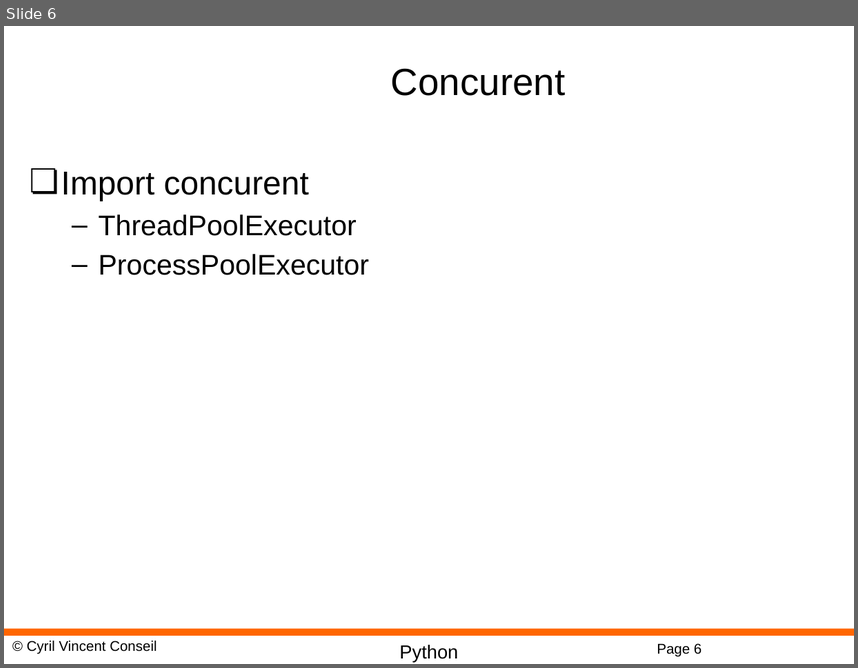
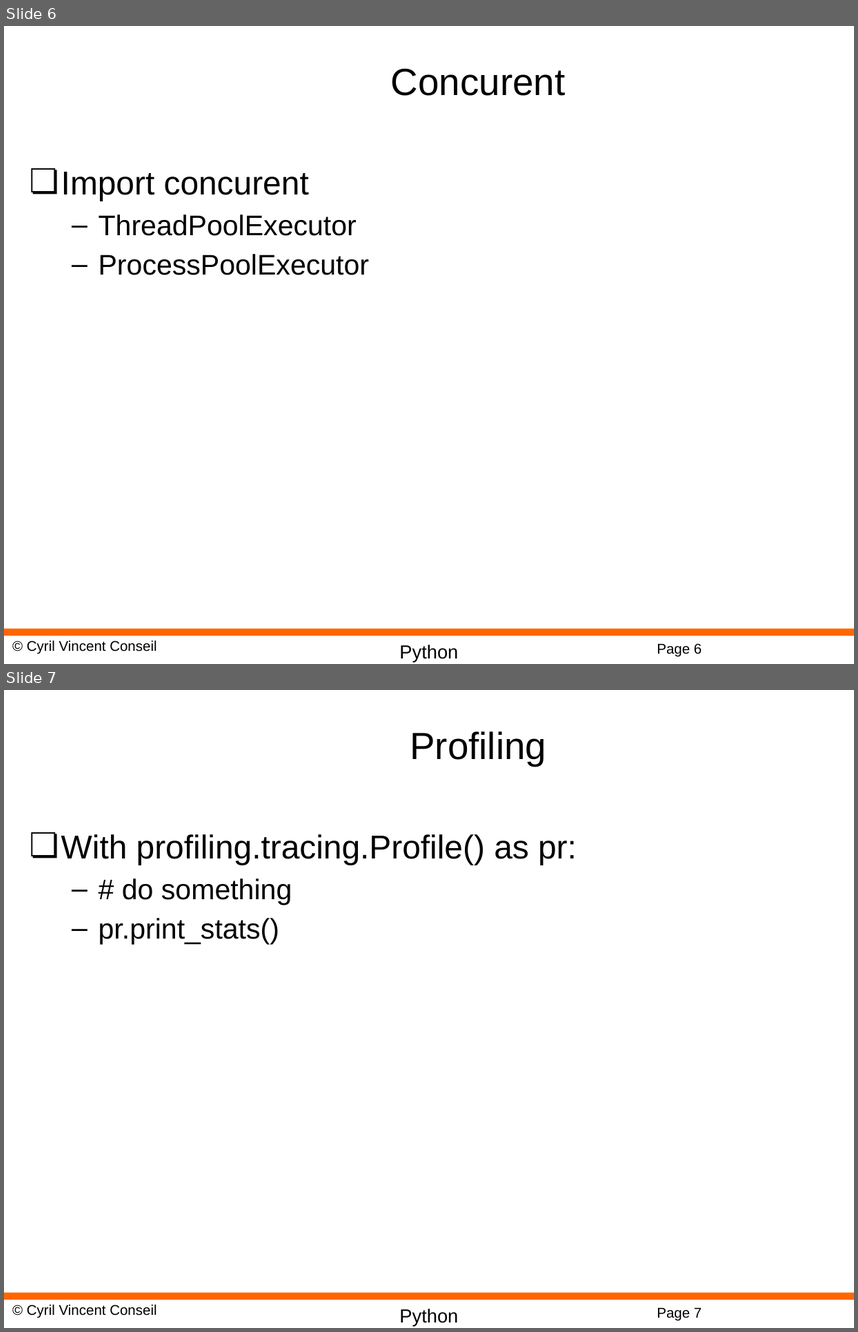
Before and after one commit to cyrilvincent/python-advanced, a slide deck: PPT/Python21-Threading.pptx. Shown one above the other, each under a label of ours: slide 6 before the commit, slides 6 and 7 after it. The pictures are 858x668 and 858x1332 pixels, drawn with LibreOffice and Linux fonts; fonts in the diff are those of the drawing; background and template pictures are left out. Boxes give left, top, right and bottom in pixels: in the first picture for what was removed or moved away, otherwise in the second. Text is boxed around its words. In the diff, an @@ line names an element or a change of style, - is before the commit and + after.

```diff
--- a/PPT/Python21-Threading.pptx
+++ b/PPT/Python21-Threading.pptx
@@ slide 7 added at bbox=[4, 690, 854, 1328], background #FFFFFF; not listed: 4 template elements that a slide beside it also shows @@
@@ title added at bbox=[410, 731, 546, 766], 32 pt, text #000000 @@
+Profiling
@@ text added at bbox=[61, 834, 577, 945], 28 pt, text #000000 @@
+❏ With profiling.tracing.Profile() as pr:
+  – # do something
+  – pr.print_stats()
```
Also in this commit, not shown: 6 other files.
